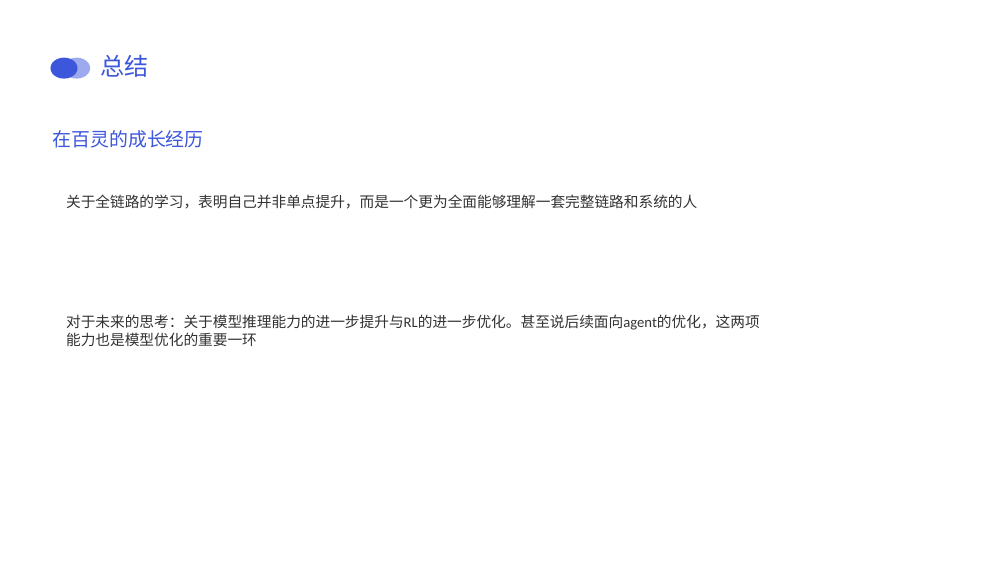
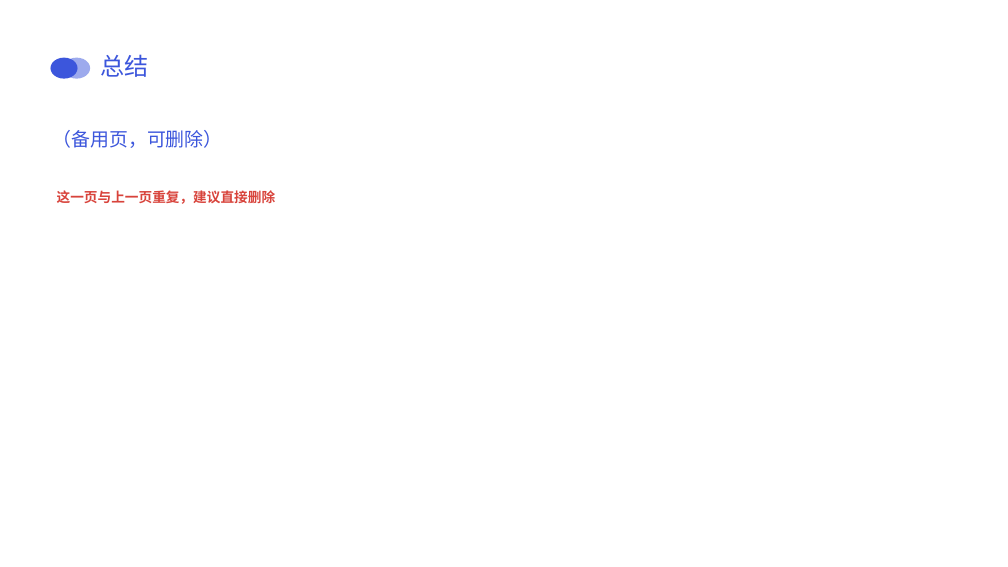
Before and after one commit to cocoastar/Anything, a slide deck: slide 14 of 答辩.pptx. Drawn at 1008x567 pixels with LibreOffice and Linux fonts; fonts in the diff are those of the drawing; background and template pictures are left out. Boxes give left, top, right and bottom in pixels: in the first picture for what was removed or moved away, otherwise in the second. Text is boxed around its words. In the diff, an @@ line names an element or a change of style, - is before the commit and + after.

```diff
--- a/答辩.pptx
+++ b/答辩.pptx
@@ text at (x1=53, y1=130, x2=223, y2=148): text changed @@
-在百灵的成长经历
+（备用页，可删除）
@@ text added at (x1=57, y1=190, x2=275, y2=204), 26 pt, text #D8433B, bold @@
+这一页与上一页重复，建议直接删除
@@ text removed at (x1=66, y1=194, x2=697, y2=209) @@
-关于全链路的学习，表明自己并非单点提升，而是一个更为全面能够理解一套完整链路和系统的人
@@ text removed at (x1=66, y1=314, x2=760, y2=346) @@
-对于未来的思考：关于模型推理能力的进一步提升与RL的进一步优化。甚至说后续面向agent的优化，这两项能力也是模型优化的重要一环
```
Also in this commit, not shown: 11 other slides changed.
